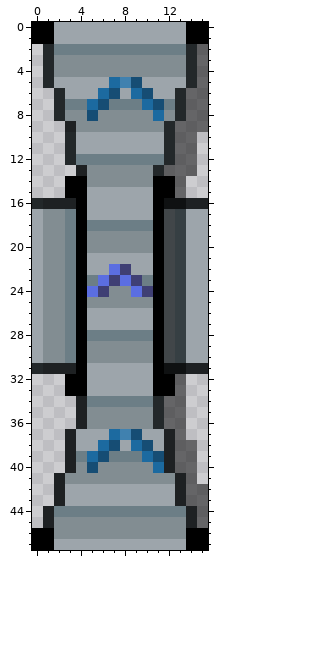
Pixel-art sprite, stored at data/gfx/world-obj/belt-over.png. Above: the version before the commit.
The file is 16x48 pixels. Colours within 5 levels of each other are drawn and written as one.
After:
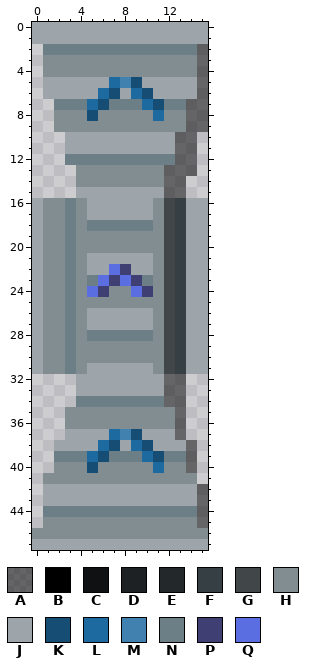
Palette (. is transparent): A #00000081  B #000000  C #0f1112  D #1e2123  E #23282a  F #363f43  G #414649  H #828d92  J #9da5ab  K #164d74  L #1c6aa0  M #4081af  N #6c7e86  P #3f3f74  Q #5b6ee1
From old to new:
Changed rows in their new state; - is an unchanged pixel.
first column x 0:
 0 JJ------------JJ
 1 JJ------------JJ
 2 -N------------N-
 3 -H------------H-
 4 -H------------H-
 5 -J------------J-
 6 -JJ----------JJ-
 7 --N----------N--
 8 --H----------H--
 9 --HH--------HH--
10 ---J--------J---
11 ---J--------J---
12 ---N--------N---
13 ----H------H----
14 ---.H------HA---
15 ---.J------JA---
16 JHHNH------HGFJJ
17 ----H------H----
18 ----H------H----
19 ----H------H----
20 ----H------H----
21 ----H------H----
22 ----H------H----
23 ----H------H----
24 ----H------H----
25 ----H------H----
26 ----H------H----
27 ----H------H----
28 ----H------H----
29 ----H------H----
30 ----H------H----
31 JHHNH------HGFJJ
32 ---.J------JA---
33 ---.J------JA---
34 ----N------N----
35 ---HH------HH---
36 ---HH------HH---
37 ---J--------J---
38 --JJ--------JJ--
39 --NN--------NN--
40 --HH--------HH--
41 -HH----------HH-
42 -JJ----------JJ-
43 -JJ----------JJ-
44 -N------------N-
45 -H------------H-
46 HH------------HH
47 JJ------------JJ
Changed places in both pictures, as pixel boxes (x1, y1, x2, y2):
changed: (32, 22, 87, 550)
changed: (153, 22, 208, 550)
